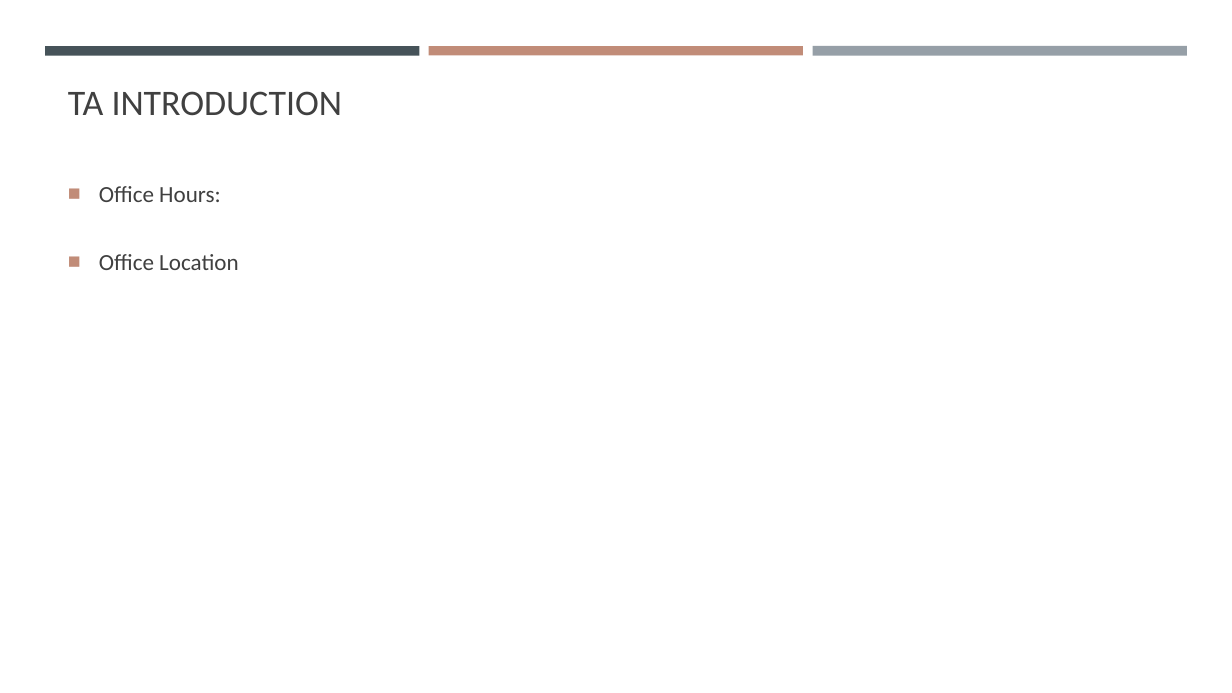
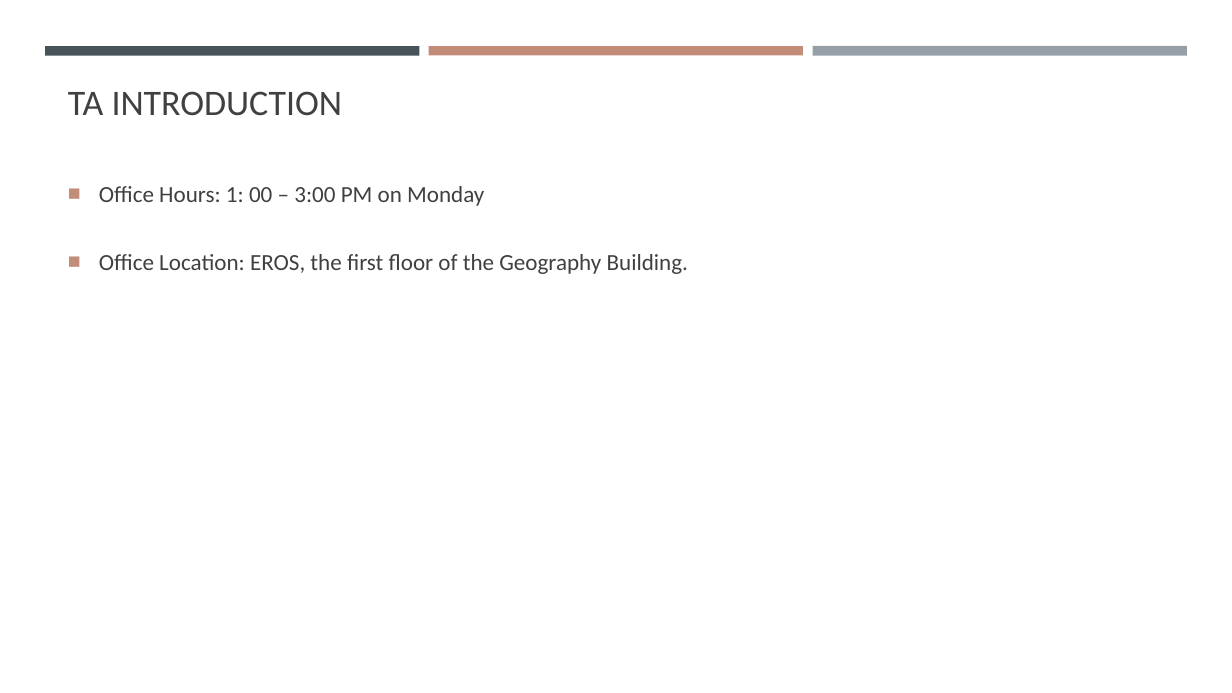
Before and after one commit to gisynw/ssj-376, a slide deck: slide 4 of docs/Lectures/Week01/Week01_Intro_Course.pptx. Drawn at 1232x693 pixels with LibreOffice and Linux fonts; fonts in the diff are those of the drawing. Boxes give left, top, right and bottom in pixels: in the first picture for what was removed or moved away, otherwise in the second. Text is boxed around its words. In the diff, an @@ line names an element or a change of style, - is before the commit and + after.

```diff
--- a/docs/Lectures/Week01/Week01_Intro_Course.pptx
+++ b/docs/Lectures/Week01/Week01_Intro_Course.pptx
@@ text at (x1=99, y1=186, x2=688, y2=274): text changed @@
-■ Office Hours:
-■ Office Location
+■ Office Hours: 1: 00 – 3:00 PM on Monday
+■ Office Location: EROS, the first floor of the Geography Building.
```
Also in this commit, not shown: 8 other slides changed, 7 slides added, 7 slides removed, 5 other files.
